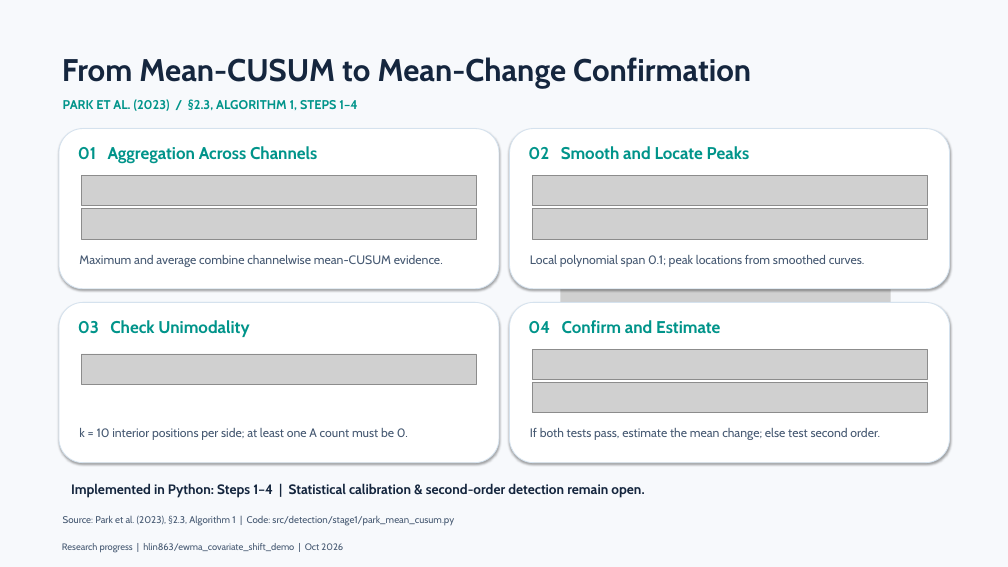
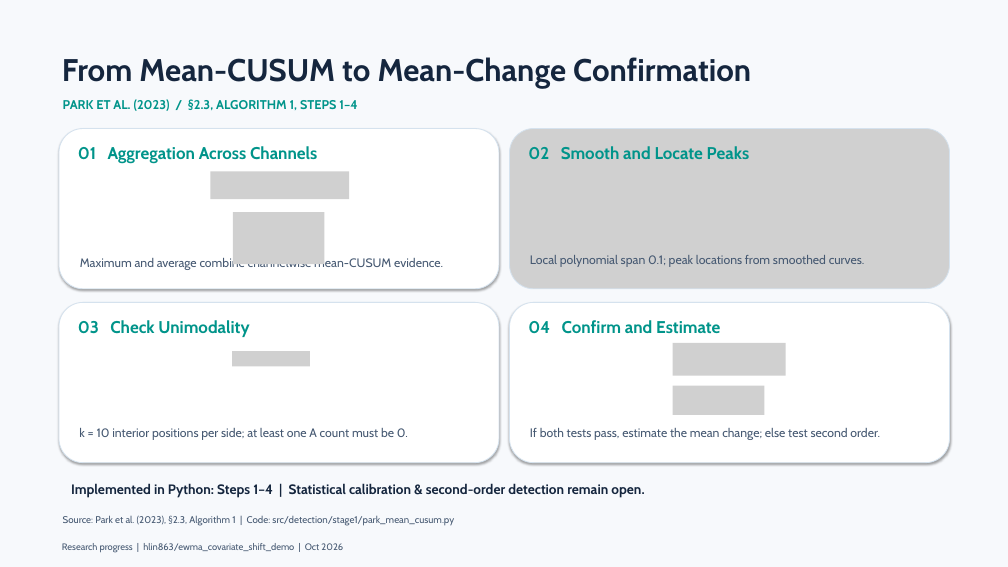
Before and after one commit to hlin863/ewma_covariate_shift_demo, a slide deck: slide 8 of presentations/EWMA_Covariate_Shift_Progress_Review_Haocheng_Lin.pptx. Drawn at 1008x567 pixels with LibreOffice and Linux fonts; fonts in the diff are those of the drawing; grey boxes stand for pictures. Boxes give left, top, right and bottom in pixels: in the first picture for what was removed or moved away, otherwise in the second. Text is boxed around its words. In the diff, an @@ line names an element or a change of style, - is before the commit and + after.

Commit message:
Update progress review presentation
Revise the EWMA covariate shift progress review slides.

```diff
--- a/presentations/EWMA_Covariate_Shift_Progress_Review_Haocheng_Lin.pptx
+++ b/presentations/EWMA_Covariate_Shift_Progress_Review_Haocheng_Lin.pptx
@@ rounded rectangle removed at (510,129,950,289) @@
@@ picture added at (510,129,950,289) @@
@@ picture removed at (82,175,476,206) @@
@@ picture added at (210,171,349,199) @@
@@ picture removed at (532,175,927,206) @@
@@ picture added at (677,171,774,188) @@
@@ picture removed at (82,209,476,239) @@
@@ picture removed at (532,209,927,239) @@
@@ picture added at (233,212,325,265) @@
@@ text "Maximum and average combine channelwise ...": place and size @@
-text "Maximum and average combine channelwise ..." at (79,255,443,267)
+text "Maximum and average combine channelwise ..." at (80,257,443,271)
@@ picture removed at (560,278,891,306) @@
@@ picture removed at (82,354,476,384) @@
@@ picture added at (232,351,310,366) @@
@@ picture removed at (532,349,927,380) @@
@@ picture added at (673,343,786,376) @@
@@ picture removed at (532,383,927,413) @@
@@ picture added at (673,386,765,415) @@
```
